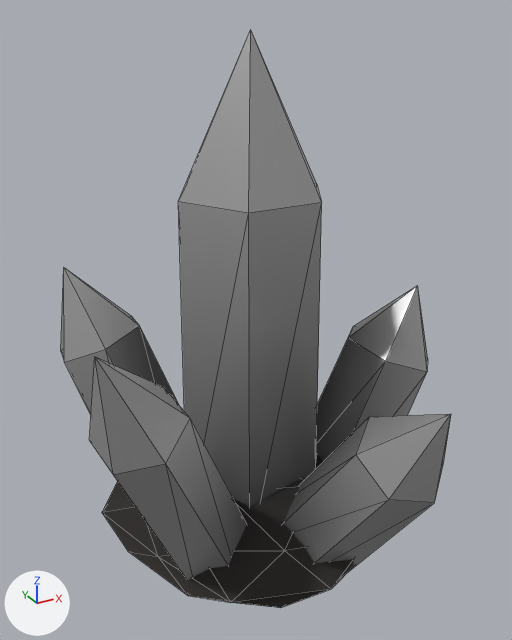
Two versions of the glTF model models/props/crystals.glb, one commit apart.
The view is the same before and after, from a 50 mm camera at (-0.372, -0.688, 0.499) aimed at (0.003, -0.005, 0.158). Every picture has the same lights, and +X, +Y and +Z are marked at lower left. The older version comes first. Mesh edges are drawn as thin lines. Vertices at exactly the same position are counted once.

Objects in the first picture: 'v0'.
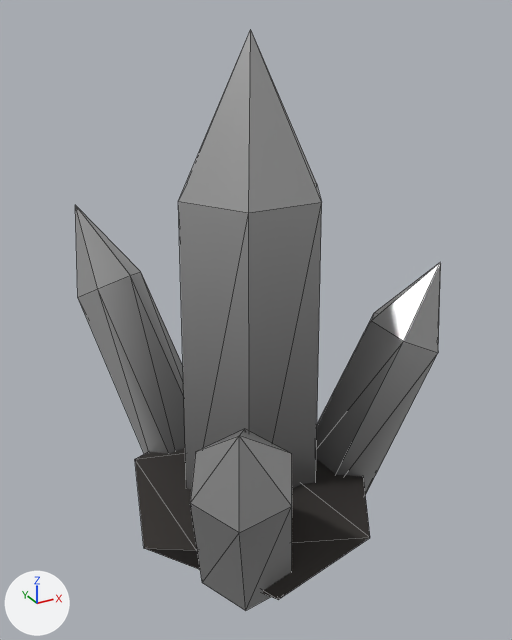
Changed parts and their boxes (x1, y1, x2, y2) in the pictures (512 x 640 px):
'v0', reshaped (6% narrower): before (61, 29, 451, 608); after (75, 29, 441, 611)
part 1 of me_v0, added: after (316, 262, 441, 495)
part 2 of me_v0, rebuilt: before (102, 454, 354, 608); after (135, 448, 370, 600)
part 3 of me_v0, rebuilt: before (61, 268, 179, 414); after (75, 205, 185, 454)
part 4 of me_v0, rebuilt (35% narrower, 19% shorter): before (89, 357, 247, 581); after (190, 429, 292, 611)
part 5 of me_v0, deleted: before (316, 285, 428, 461)
part 6 of me_v0, deleted: before (283, 414, 451, 572)

Patch to the scene script:
```diff
--- a/models/props/crystals.glb.py
+++ b/models/props/crystals.glb.py
@@ me_v0 @@
 # used by ob_v0; location = (0.0, 0.0, 0.0)
-me_v0.from_pydata(...)  # 120 vertices, 188 faces; spans x -0.236..0.233, y -0.273..0.259, z -0.152..0.48
+me_v0.from_pydata(...)  # 64 vertices, 92 faces; spans x -0.156..0.244, y -0.213..0.268, z -0.148..0.48
+# me_v0 part 1: the loose piece of 13 vertices spanning x -0.095..0.095, y -0.082..0.082, z -0.12..0.48 is copied, and the copy is multiplied about its middle by the matrix ((0.532, 0.15, 0.233), (-0.137, 0.581, -0.06), (-0.24, 0.0, 0.55)), then moved by (0.167, -0.043, -0.135); it spans x 0.046..0.244, y -0.101..0.03, z -0.143..0.21
+# me_v0 part 2: the loose piece of 42 vertices spanning x -0.188..0.206, y -0.193..0.214, z -0.131..-0.025 is rebuilt with 12 vertices and now spans x -0.156..0.178, y -0.18..0.168, z -0.129..-0.02
+# me_v0 part 3: the loose piece of 13 vertices spanning x -0.206..-0.023, y 0.0..0.173, z -0.143..0.212 is rebuilt with 13 vertices and now spans x -0.151..0.007, y 0.049..0.268, z -0.144..0.253
+# me_v0 part 4: the loose piece of 13 vertices spanning x -0.236..-0.036, y -0.182..-0.006, z -0.145..0.237 is rebuilt with 13 vertices and now spans x -0.156..0.009, y -0.213..-0.034, z -0.148..0.142
+# me_v0 part 5: the loose piece of 13 vertices spanning x 0.037..0.233, y -0.104..0.039, z -0.144..0.181 is deleted
+# me_v0 part 6
+# 13 vertices are removed from x -0.031..0.103, y -0.273..-0.05, z -0.152..0.152
+# 18 faces are deleted
+# other edits to the shape of me_v0 do not show in these pictures
 me_v0.materials.append(mat_ore)
```
